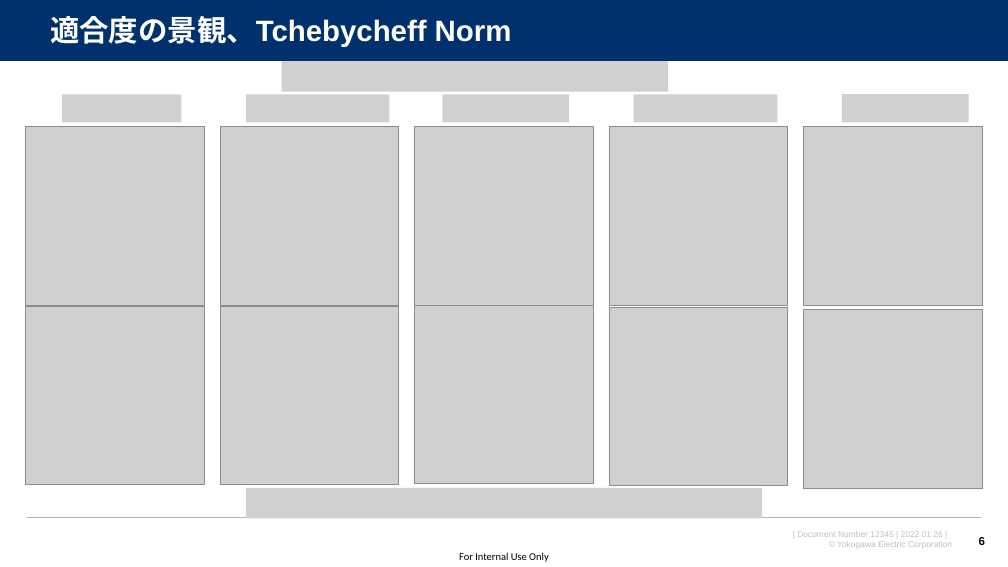
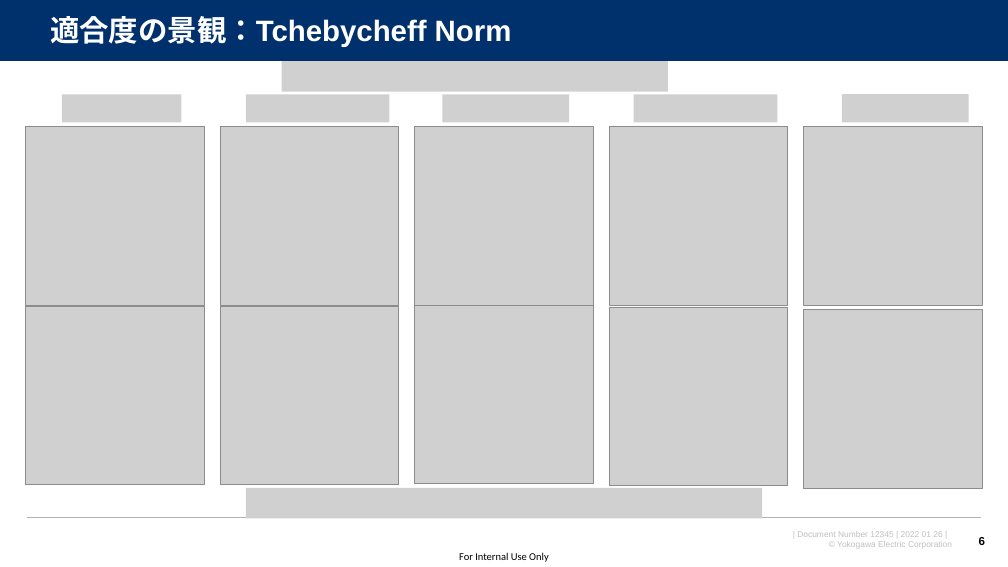
Before and after one commit to watarukumagai-git/opt, a slide deck: slide 6 of opt/220426_有制約最適化の検証_rev.0.pptx. Drawn at 1008x567 pixels with LibreOffice and Linux fonts; fonts in the diff are those of the drawing; grey boxes stand for pictures; background and template pictures are left out. Boxes give left, top, right and bottom in pixels: in the first picture for what was removed or moved away, otherwise in the second. Text is boxed around its words. In the diff, an @@ line names an element or a change of style, - is before the commit and + after.

```diff
--- a/opt/220426_有制約最適化の検証_rev.0.pptx
+++ b/opt/220426_有制約最適化の検証_rev.0.pptx
@@ title at [50,16,512,47]: text changed @@
-適合度の景観、Tchebycheff Norm
+適合度の景観：Tchebycheff Norm
```
Also in this commit, not shown: 1 other slide changed, 1 slide added, 1 slide removed.
